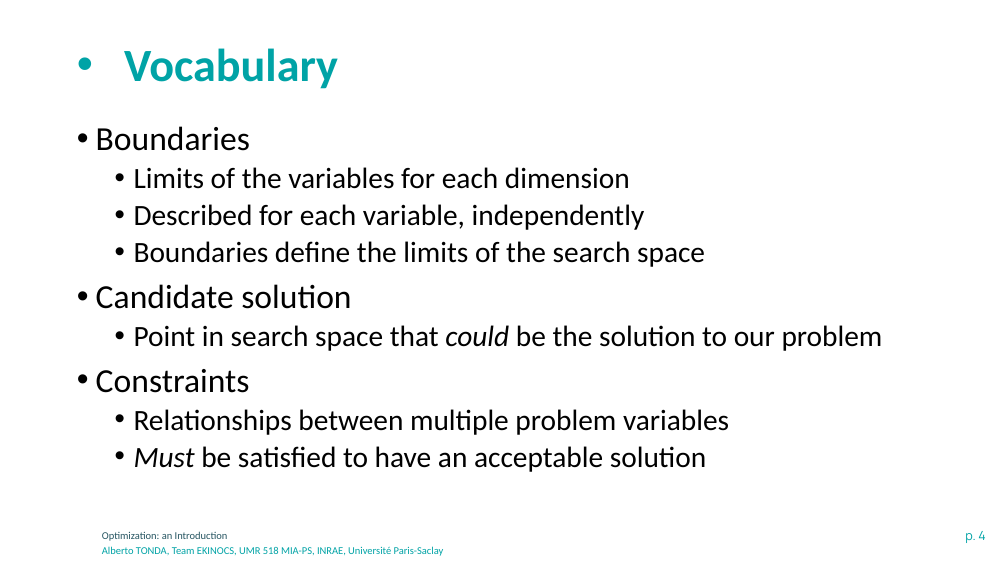
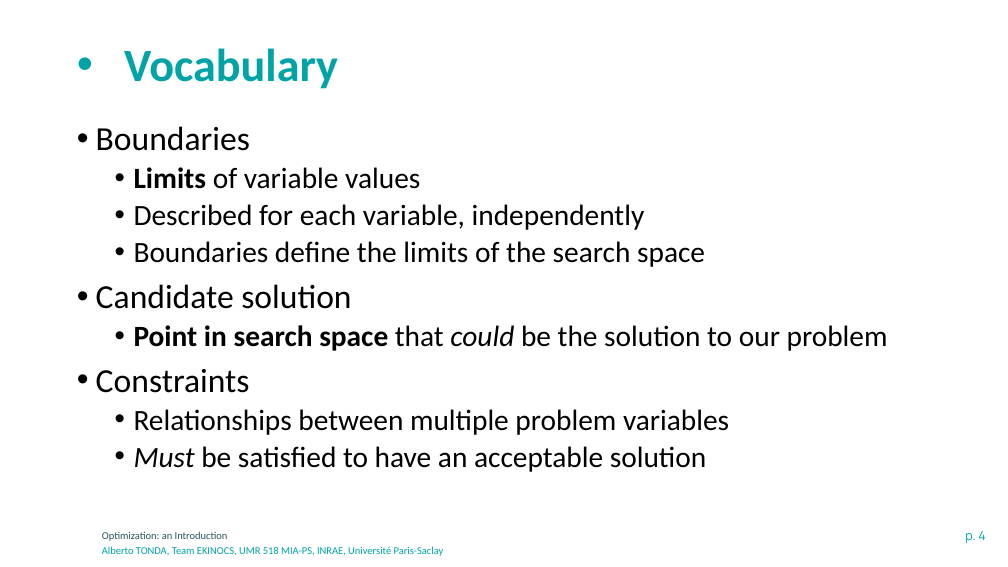
Before and after one commit to albertotonda/teaching, a slide deck: slide 4 of optimization-methods-for-artificial-intelligence/optimization-introduction.pptx. Drawn at 1008x567 pixels with LibreOffice and Linux fonts; fonts in the diff are those of the drawing; background and template pictures are left out. Boxes give left, top, right and bottom in pixels: in the first picture for what was removed or moved away, otherwise in the second. Text is boxed around its words. In the diff, an @@ line names an element or a change of style, - is before the commit and + after.

```diff
--- a/optimization-methods-for-artificial-intelligence/optimization-introduction.pptx
+++ b/optimization-methods-for-artificial-intelligence/optimization-introduction.pptx
@@ text at [134,167,420,189]: text changed @@
-  • Limits of the variables for each dimension
+  • Limits of variable values
@@ text at [134,325,888,351]: bold on in "Point in search space" @@
```
Also in this commit, not shown: 2 other slides changed, 1 slide added, 15 other files.
